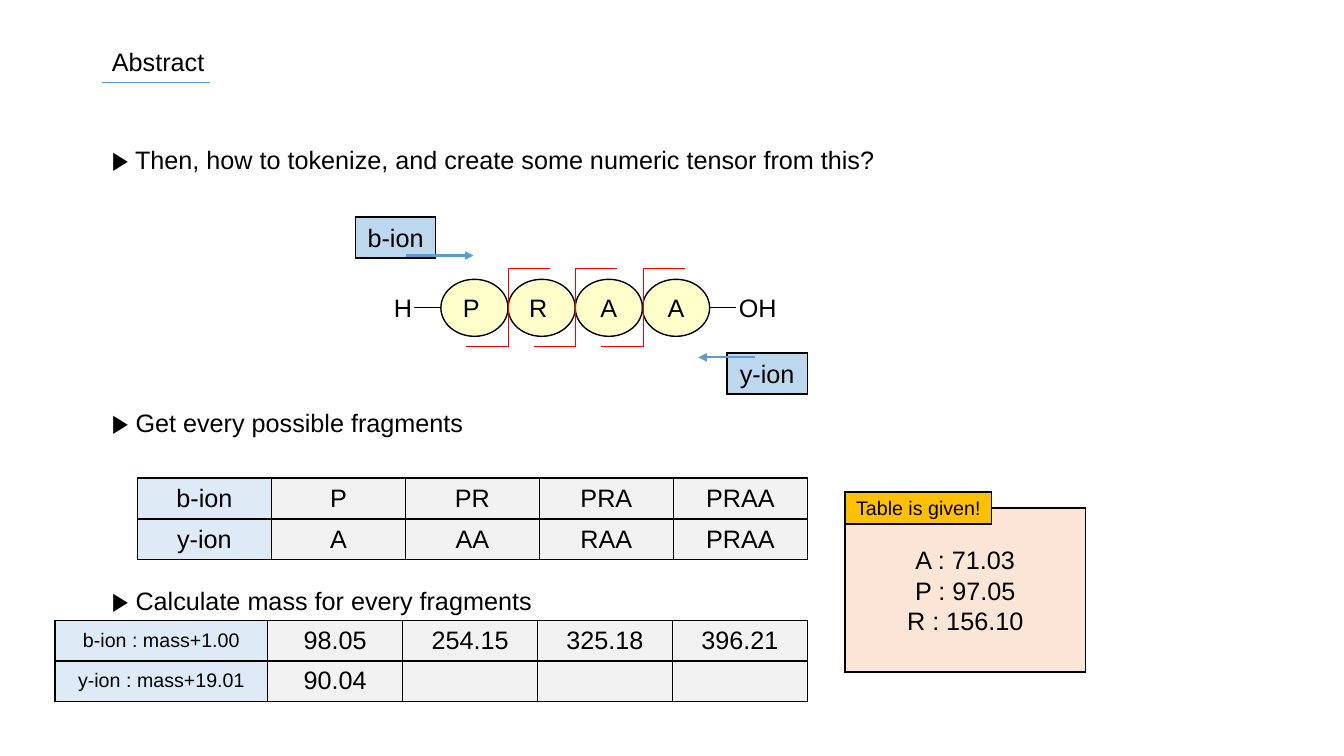
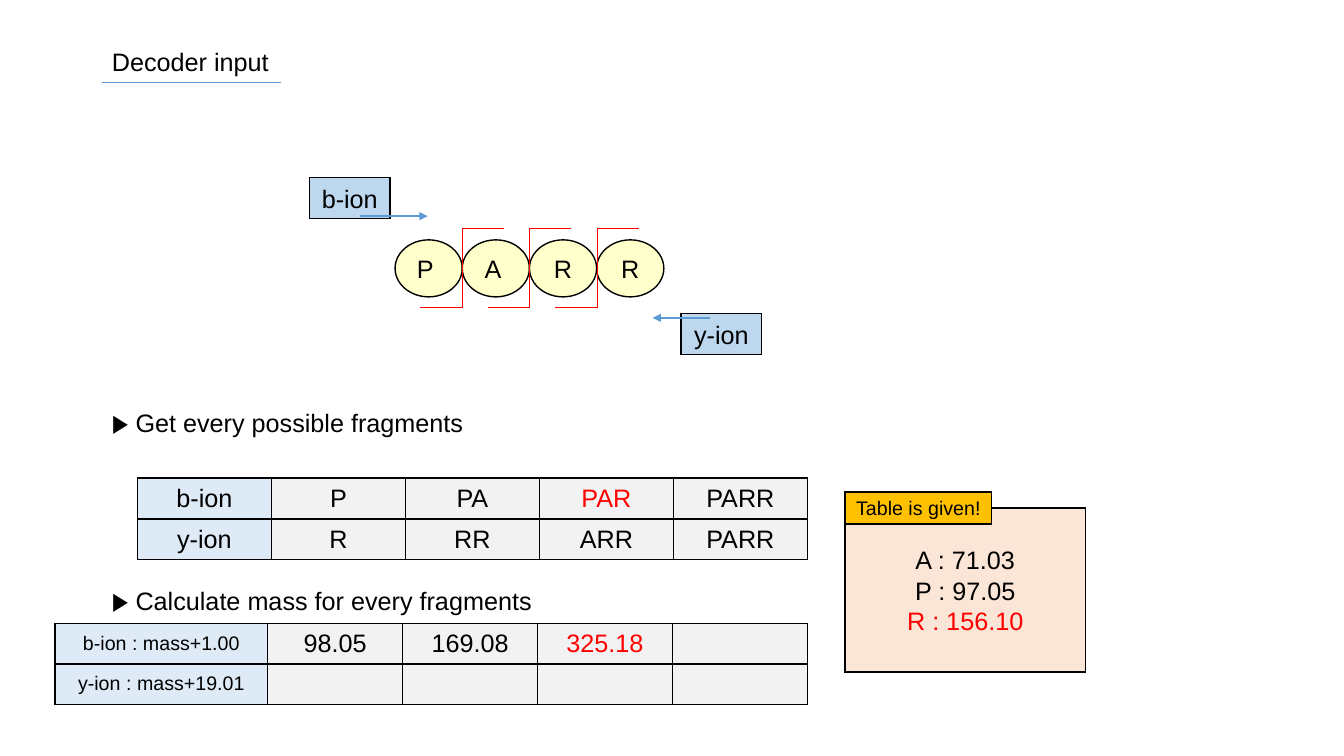
Before and after one commit to SiLviASizZ/HYU_2022, a slide deck: slide 71 of gradproj/Project/presentation/0725.pptx (slide 50 before the commit). Drawn at 1344x756 pixels with LibreOffice and Linux fonts; fonts in the diff are those of the drawing. Boxes give left, top, right and bottom in pixels: in the first picture for what was removed or moved away, otherwise in the second. Text is boxed around its words. In the diff, an @@ line names an element or a change of style, - is before the commit and + after.

```diff
--- a/gradproj/Project/presentation/0725.pptx
+++ b/gradproj/Project/presentation/0725.pptx
@@ text at (112,52,269,77): text changed @@
-Abstract
+Decoder input
@@ line moved from (102, 83) - (211, 83) to (102, 83) - (281, 83) @@
@@ text removed at (135,150,874,173) @@
-▶ Then, how to tokenize, and create some numeric tensor from this?
@@ elbow line moved from (685, 268) - (601, 347) to (504, 229) - (420, 308) @@
@@ elbow line moved from (549, 268) - (467, 347) to (572, 229) - (488, 308) @@
@@ elbow line moved from (617, 268) - (533, 347) to (639, 229) - (556, 308) @@
@@ ellipse "A": place and size @@
-ellipse "A" at (576,279,643,337)
+ellipse "A" at (463,240,530,297)
@@ ellipse "R": place and size @@
-ellipse "R" at (508,279,576,337)
+ellipse "R" at (529,240,597,297)
@@ ellipse added at (597,240,664,297), fill #FFFFCC, outline #000000 1 pt, 18 pt, text #000000 @@
+R
@@ text removed at (394,299,412,317) @@
-H
@@ ellipse removed at (642,279,710,337) @@
-A
@@ text removed at (739,299,777,318) @@
-OH
@@ line removed from (414, 308) to (441, 308) @@
@@ 2 rectangles, 2 arrows, 1 ellipse: place and size @@
-2 rectangles, 2 arrows, 1 ellipse at (356,217,808,394)
+2 rectangles, 2 arrows, 1 ellipse at (310,177,762,355)
@@ line removed from (710, 308) to (736, 308) @@
@@ table at (137,478,808,560) @@
-row 1: b-ion | P | PR | PRA | PRAA
+row 1: b-ion | P | PA | PAR | PARR
-row 2: y-ion | A | AA | RAA | PRAA
+row 2: y-ion | R | RR | ARR | PARR
@@ table at (55,624,809,705) @@
-row 1, column 3: 254.15
+row 1, column 3: 169.08
-row 1, column 5: 396.21
+row 1, column 5: 
-row 2, column 2: 90.04
+row 2, column 2: 
@@ text colour #000000 to #FF0000 in "325.18" @@
@@ text in rectangle at (907,612,1023,631): text colour #000000 to #FF0000 in "R : 156.10" @@
```
Also in this commit, not shown: 20 other slides changed, 94 slides added, 8 slides removed, 1 other file.
